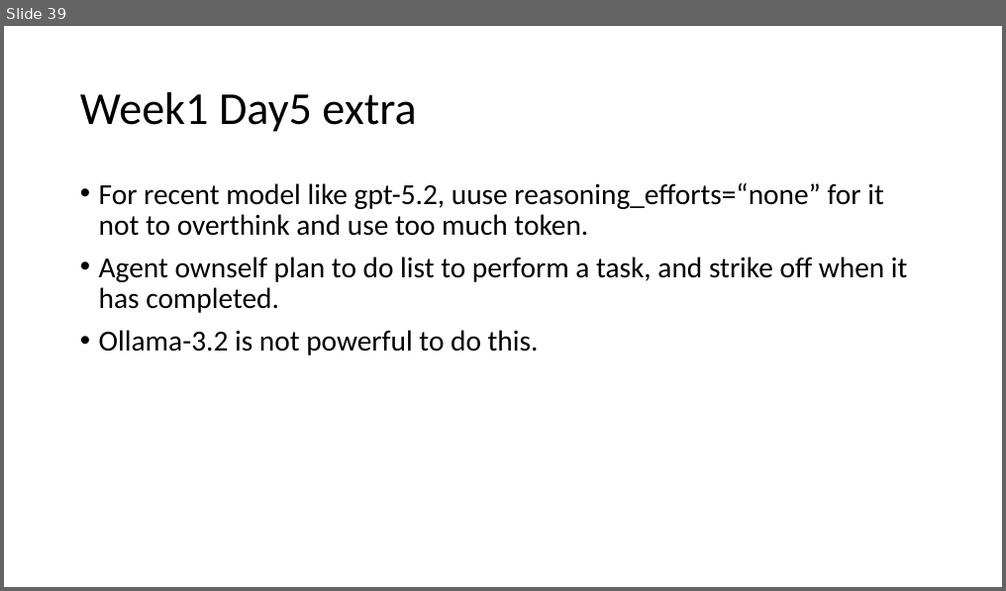
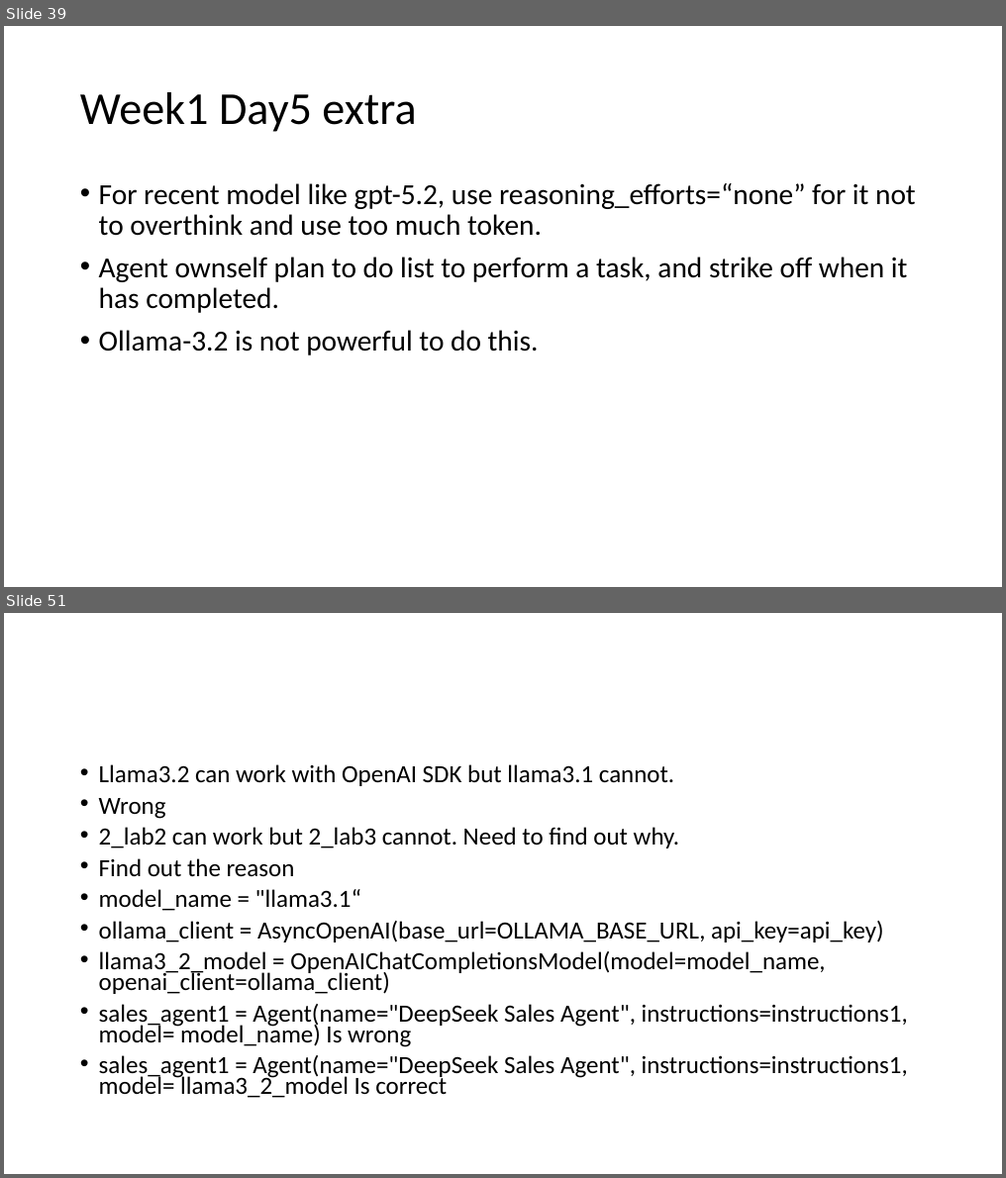
Before and after one commit to kindaichinisan/agents, a slide deck: wj_folder/AI Engineer Agentic Track.pptx. Shown one above the other, each under a label of ours: slide 39 before the commit, slides 39 and 51 after it; the slides between them are not shown. The pictures are 1006x591 and 1006x1178 pixels, drawn with LibreOffice and Linux fonts; fonts in the diff are those of the drawing. Boxes give left, top, right and bottom in pixels: in the first picture for what was removed or moved away, otherwise in the second. Text is boxed around its words. In the diff, an @@ line names an element or a change of style, - is before the commit and + after.

```diff
--- a/wj_folder/AI Engineer Agentic Track.pptx
+++ b/wj_folder/AI Engineer Agentic Track.pptx
@@ slide 51 added at bbox=[4, 613, 1002, 1174], background #FFFFFF @@
@@ text added at bbox=[99, 764, 908, 1098], 23.8 pt, text #000000 @@
+• Llama3.2 can work with OpenAI SDK but llama3.1 cannot.
+• Wrong
+• 2_lab2 can work but 2_lab3 cannot. Need to find out why.
+• Find out the reason
+• model_name = "llama3.1“
+• ollama_client = AsyncOpenAI(base_url=OLLAMA_BASE_URL, api_key=api_key)
+• llama3_2_model = OpenAIChatCompletionsModel(model=model_name, openai_client=ollama_client)
+• sales_agent1 = Agent(name="DeepSeek Sales Agent", instructions=instructions1, model= model_name) Is wrong
+• sales_agent1 = Agent(name="DeepSeek Sales Agent", instructions=instructions1, model= llama3_2_model Is correct
@@ slide 39 changed as well @@
@@ text at bbox=[99, 183, 916, 236]: text changed @@
-• For recent model like gpt-5.2, uuse reasoning_efforts=“none” for it not to overthink and use too much token.
+• For recent model like gpt-5.2, use reasoning_efforts=“none” for it not to overthink and use too much token.
```
Also in this commit, not shown: 1 other slide changed, 14 other slides added, 3 other files.
